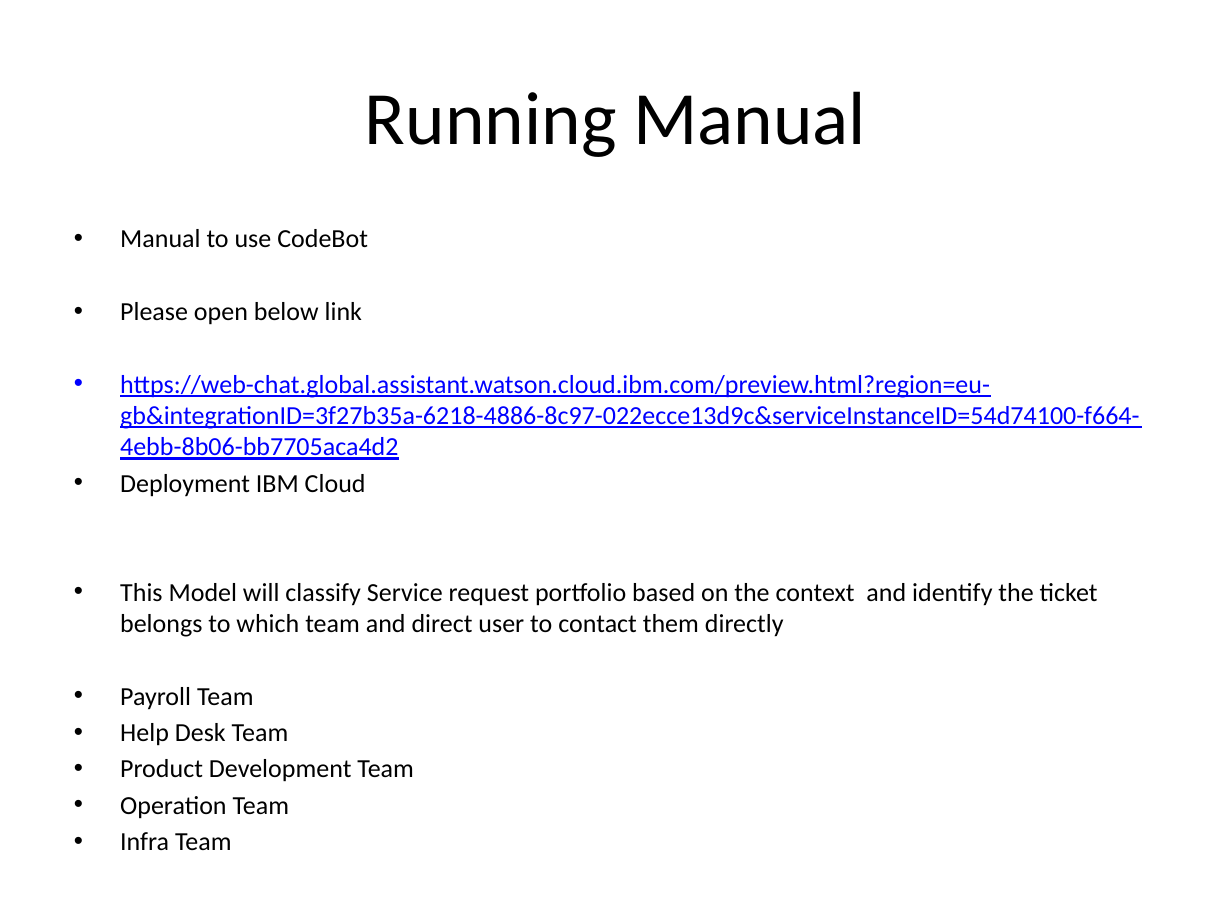
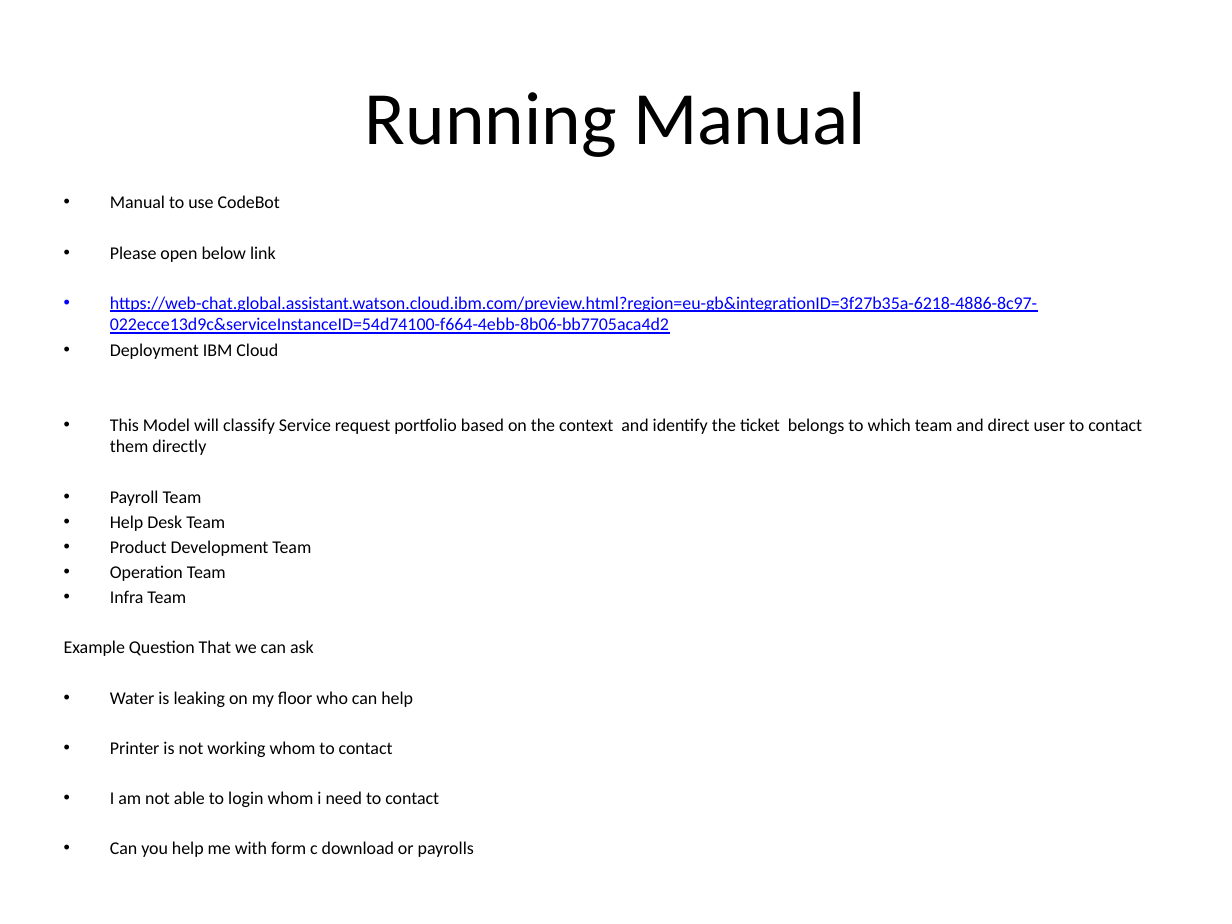
Before and after one commit to shashank1989/ServiceNowOptimization, a slide deck: slide 5 of codebots.pptx. Drawn at 1232x924 pixels with LibreOffice and Linux fonts; fonts in the diff are those of the drawing. Boxes give left, top, right and bottom in pixels: in the first picture for what was removed or moved away, otherwise in the second. Text is boxed around its words. In the diff, an @@ line names an element or a change of style, - is before the commit and + after.

```diff
--- a/codebots.pptx
+++ b/codebots.pptx
@@ text "Manual to use CodeBot" moved from (x1=120, y1=229, x2=1139, y2=819) to (x1=64, y1=195, x2=1142, y2=857) @@
@@ text at (x1=110, y1=195, x2=1142, y2=603): size 15.2 to 10.5 pt in "Manual to use CodeBot", "Please open below link", "https://web-chat.global.assistant.watson.cloud.ibm.com/previ ...", "Deployment IBM Cloud" and 6 more places @@
@@ text at (x1=64, y1=640, x2=474, y2=857): paragraphs added @@
+Example Question That we can ask
+• Water is leaking on my floor who can help
+• Printer is not working whom to contact
+• I am not able to login whom i need to contact
+• Can you help me with form c download or payrolls
```
